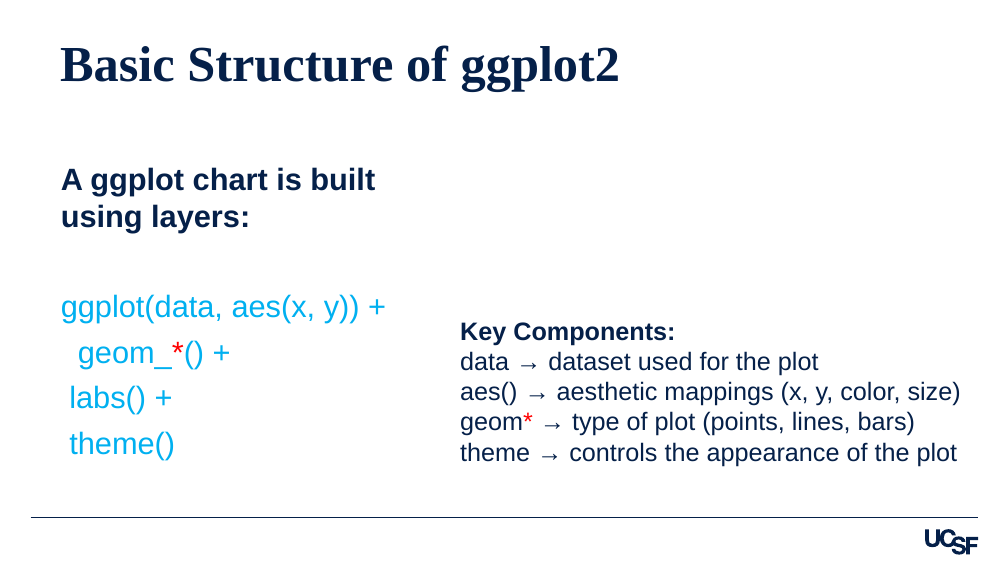
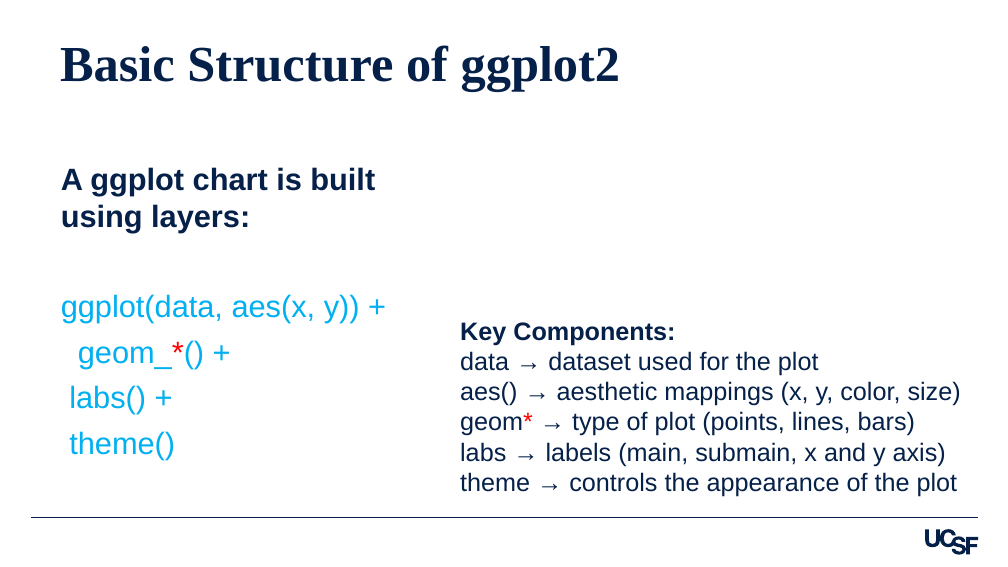
Before and after one commit to amirzazadeh/DataVisualization, a slide deck: slide 19 of Slides_Eng_Data_Visualization_in_R_Ali_Mirzazadeh.pptx. Drawn at 1008x567 pixels with LibreOffice and Linux fonts; fonts in the diff are those of the drawing. Boxes give left, top, right and bottom in pixels: in the first picture for what was removed or moved away, otherwise in the second. Text is boxed around its words. In the diff, an @@ line names an element or a change of style, - is before the commit and + after.

```diff
--- a/Slides_Eng_Data_Visualization_in_R_Ali_Mirzazadeh.pptx
+++ b/Slides_Eng_Data_Visualization_in_R_Ali_Mirzazadeh.pptx
@@ text at bbox=[460, 442, 946, 466]: paragraph added @@
+labs → labels (main, submain, x and y axis)
```
Also in this commit, not shown: 3 other slides changed.
